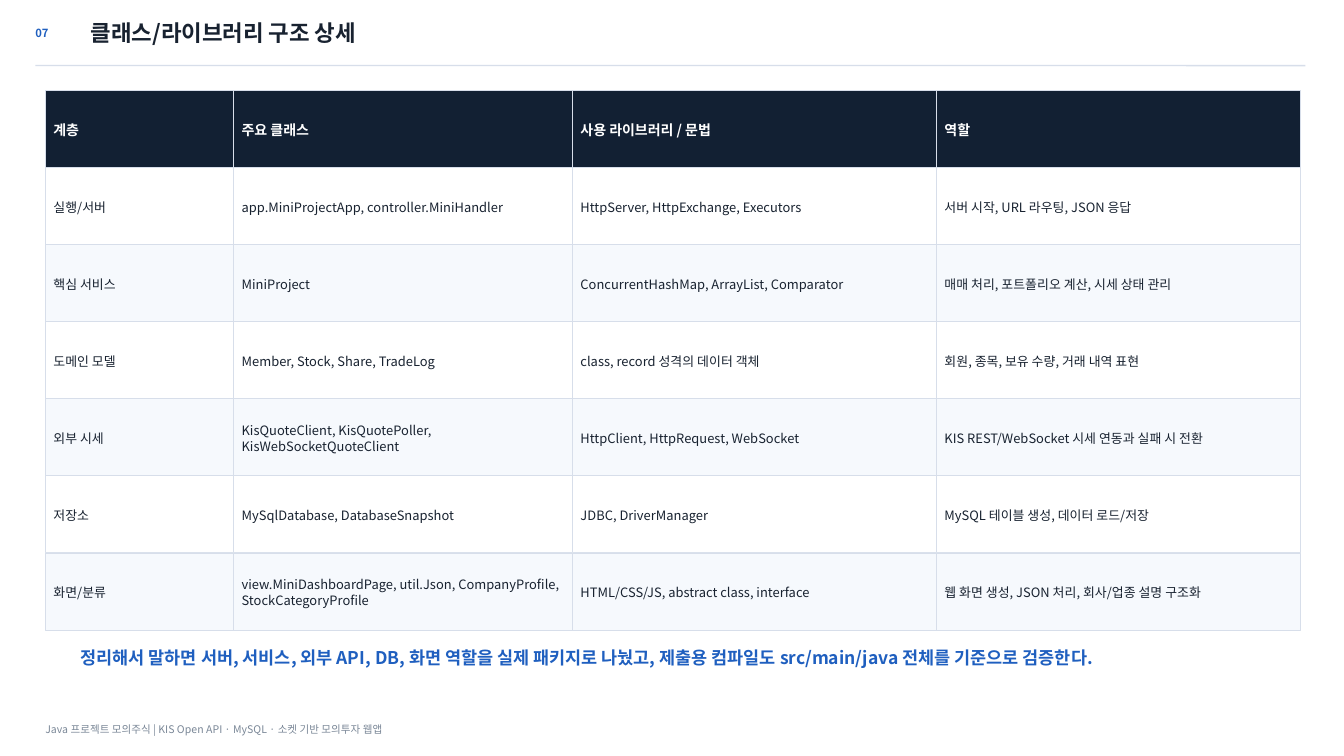
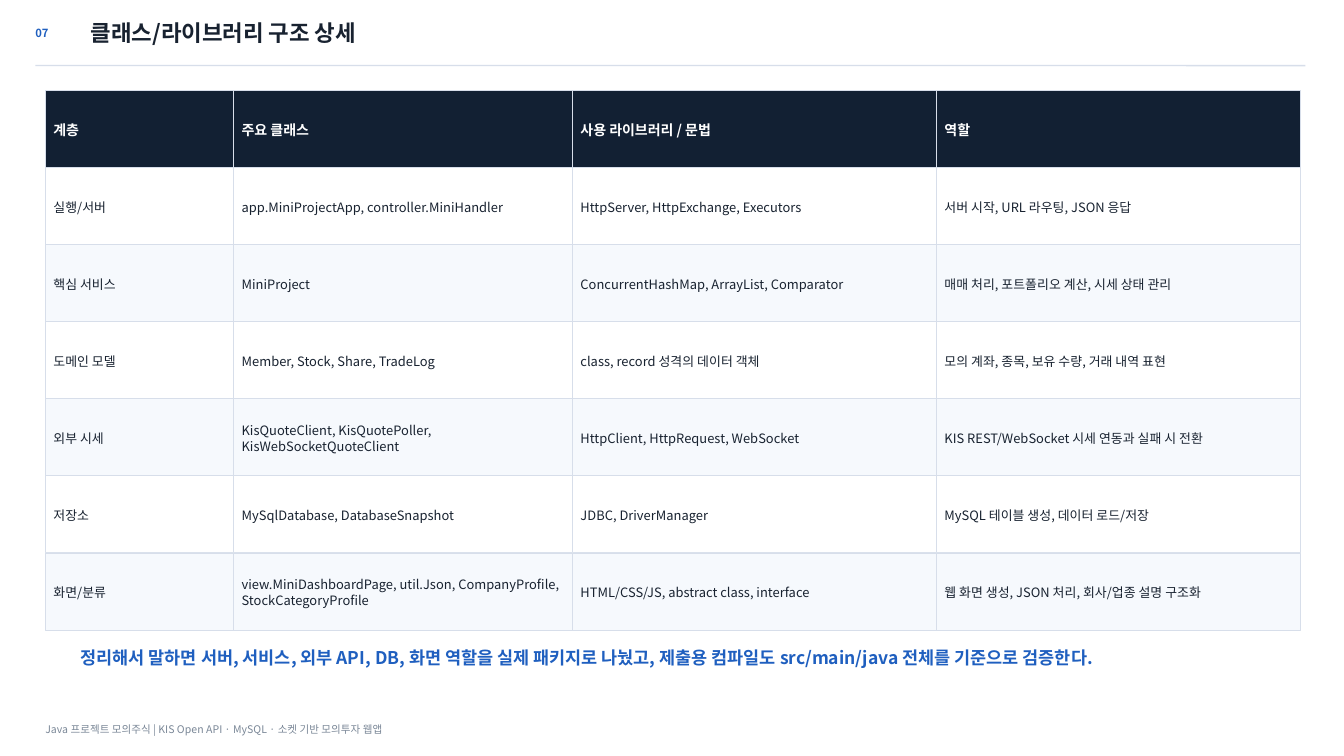
Before and after one commit to osangmin51-spec/javaproject, a slide deck: slide 7 of deliverables/Java_모의주식투자_발표자료_최종정합본.pptx. Drawn at 1344x756 pixels with LibreOffice and Linux fonts; fonts in the diff are those of the drawing. Boxes give left, top, right and bottom in pixels: in the first picture for what was removed or moved away, otherwise in the second. Text is boxed around its words. In the diff, an @@ line names an element or a change of style, - is before the commit and + after.

```diff
--- a/deliverables/Java_모의주식투자_발표자료_최종정합본.pptx
+++ b/deliverables/Java_모의주식투자_발표자료_최종정합본.pptx
@@ text at (944,355,1166,368): text changed @@
-회원, 종목, 보유 수량, 거래 내역 표현
+모의 계좌, 종목, 보유 수량, 거래 내역 표현
```
Also in this commit, not shown: 2 other slides changed, 8 other files.
